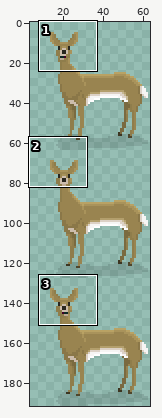
Sprite sheet: 1GAM/Mar18-Persistence/LoggerGame/Assets/Art/Sprites/Environment/Deer Chewing Straight.png. Above, an overview of the earlier version with the close-up marked.
Close-up. Before:
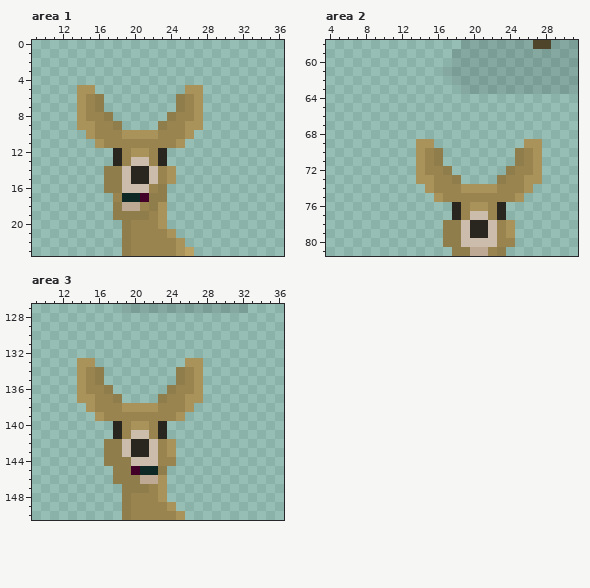
The file is 64x192 pixels. Colours within 5 levels of each other are drawn and written as one. Shown: area 1: x 9..36, y 0..23; area 2: x 4..31, y 58..81; area 3: x 9..36, y 127..150. The wide view leaves out empty margins.
After:
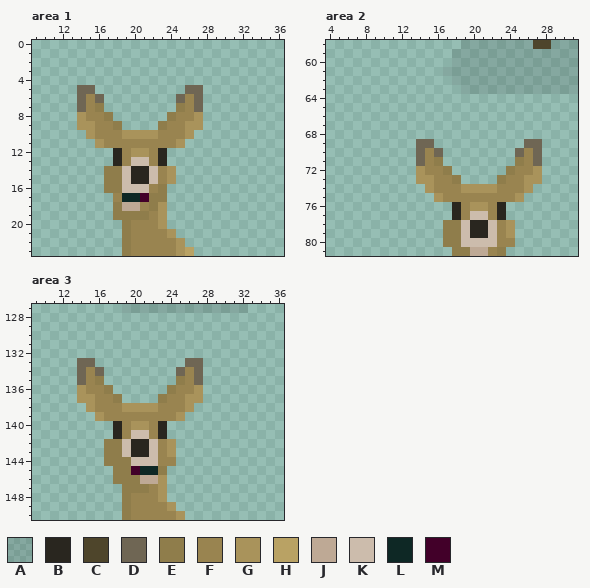
Palette (. is transparent): A #0000001d  B #29261f  C #4e452b  D #6f6654  E #8f7d4b  F #998450  G #a9935b  H #b9a264  J #bea995  K #ccbcac  L #0e2825  M #420029
The edit:
{"where": "area 1"}
{"y":5,"x":14,"old":"GG","new":"DD"}
{"y":5,"x":26,"old":"GG","new":"DD"}
{"y":6,"x":14,"old":"G","new":"D"}
{"y":6,"x":16,"old":"E","new":"D"}
{"y":6,"x":25,"old":"E","new":"D"}
{"y":6,"x":27,"old":"G","new":"D"}
{"y":7,"x":14,"old":"G","new":"D"}
{"y":7,"x":27,"old":"G","new":"D"}
{"where": "area 2"}
{"y":69,"x":14,"old":"GG","new":"DD"}
{"y":69,"x":26,"old":"GG","new":"DD"}
{"y":70,"x":14,"old":"G","new":"D"}
{"y":70,"x":16,"old":"E","new":"D"}
{"y":70,"x":25,"old":"E","new":"D"}
{"y":70,"x":27,"old":"G","new":"D"}
{"y":71,"x":14,"old":"G","new":"D"}
{"y":71,"x":27,"old":"G","new":"D"}
{"where": "area 3"}
{"y":133,"x":14,"old":"GG","new":"DD"}
{"y":133,"x":26,"old":"GG","new":"DD"}
{"y":134,"x":14,"old":"G","new":"D"}
{"y":134,"x":16,"old":"E","new":"D"}
{"y":134,"x":25,"old":"E","new":"D"}
{"y":134,"x":27,"old":"G","new":"D"}
{"y":135,"x":14,"old":"G","new":"D"}
{"y":135,"x":27,"old":"G","new":"D"}
